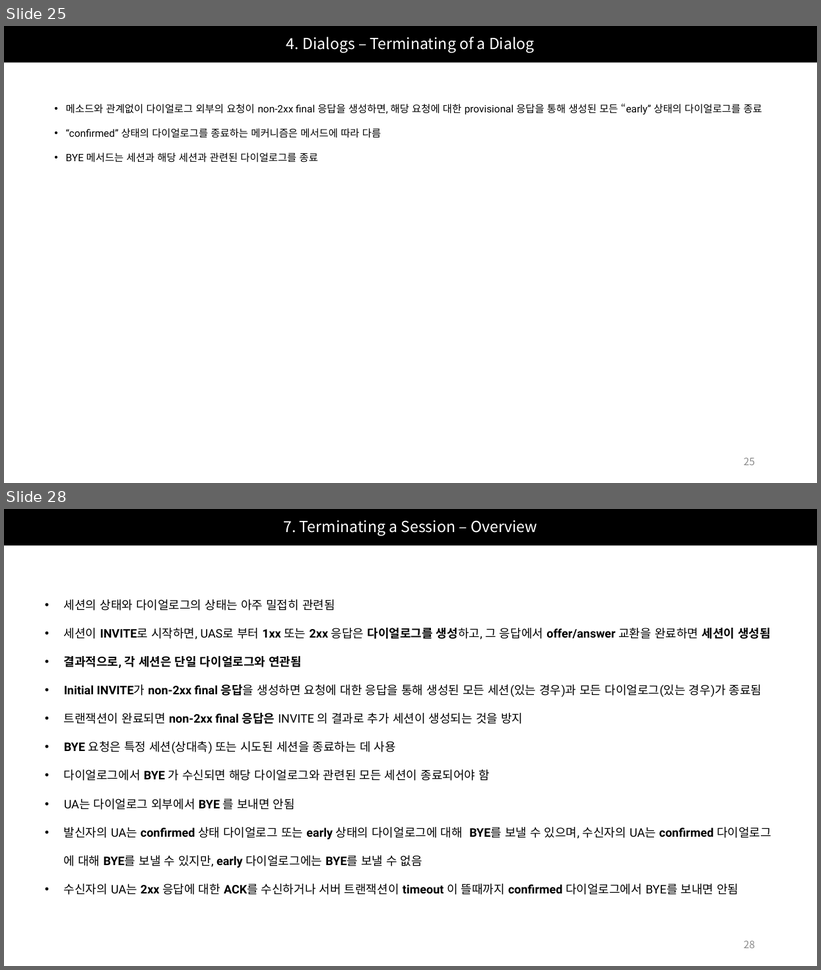
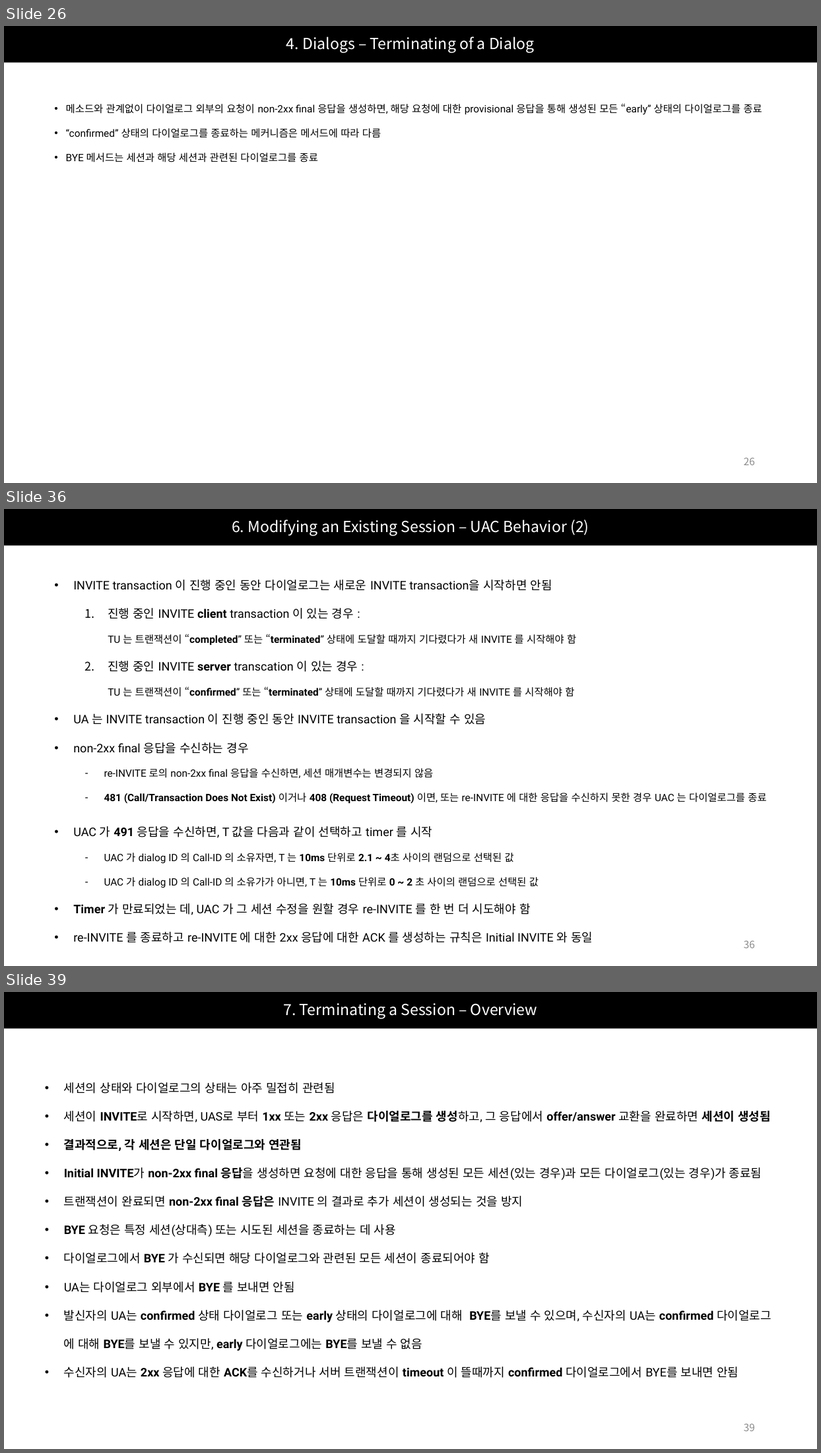
Before and after one commit to Epsilonely/SIP-Survey, a slide deck: 세미나 2차.pptx. Shown one above the other, each under a label of ours: slides 25 and 28 before the commit, slides 26, 36 and 39 after it; the slides between them are not shown. The pictures are 821x970 and 821x1453 pixels, drawn with LibreOffice and Linux fonts; fonts in the diff are those of the drawing. Boxes give left, top, right and bottom in pixels: in the first picture for what was removed or moved away, otherwise in the second. Text is boxed around its words. In the diff, an @@ line names an element or a change of style, - is before the commit and + after.

```diff
--- a/세미나 2차.pptx
+++ b/세미나 2차.pptx
@@ slide 36 added at (x1=4, y1=509, x2=817, y2=966), background #FFFFFF @@
@@ title added at (x1=4, y1=509, x2=817, y2=545), fill #000000, 18 pt, text #FFFFFF @@
+6. Modifying an Existing Session – UAC Behavior (2)
@@ text added at (x1=73, y1=580, x2=766, y2=804), 12 pt, text #000000 @@
+• INVITE transaction 이 진행 중인 동안 다이얼로그는 새로운 INVITE transaction을 시작하면 안됨
+  1. 진행 중인 INVITE client transaction 이 있는 경우 :
+     TU 는 트랜잭션이 “completed” 또는 “terminated” 상태에 도달할 때까지 기다렸다가 새 INVITE 를 시작해야 함
+  2. 진행 중인 INVITE server transcation 이 있는 경우 :
+     TU 는 트랜잭션이 “confirmed” 또는 “terminated” 상태에 도달할 때까지 기다렸다가 새 INVITE 를 시작해야 함
+• UA 는 INVITE transaction 이 진행 중인 동안 INVITE transaction 을 시작할 수 있음
+• non-2xx final 응답을 수신하는 경우
+  – re-INVITE 로의 non-2xx final 응답을 수신하면, 세션 매개변수는 변경되지 않음
+  – 481 (Call/Transaction Does Not Exist) 이거나 408 (Request Timeout) 이면, 또는 re-INVITE 에 대한 응답을 수신하지 못한 경우 UAC 는 다이얼로그를 종료
@@ text added at (x1=73, y1=826, x2=593, y2=943), 14 pt, text #000000 @@
+• UAC 가 491 응답을 수신하면, T 값을 다음과 같이 선택하고 timer 를 시작
+  – UAC 가 dialog ID 의 Call-ID 의 소유자면, T 는 10ms 단위로 2.1 ~ 4초 사이의 랜덤으로 선택된 값
+  – UAC 가 dialog ID 의 Call-ID 의 소유가가 아니면, T 는 10ms 단위로 0 ~ 2 초 사이의 랜덤으로 선택된 값
+• Timer 가 만료되었는 데, UAC 가 그 세션 수정을 원할 경우 re-INVITE 를 한 번 더 시도해야 함
+• re-INVITE 를 종료하고 re-INVITE 에 대한 2xx 응답에 대한 ACK 를 생성하는 규칙은 Initial INVITE 와 동일
@@ page number added at (x1=744, y1=941, x2=755, y2=949), 12 pt, text #8C8C8C @@
+36
@@ what was slide 25 is now slide 26 @@
@@ page number at (x1=744, y1=458, x2=755, y2=466): text changed @@
-25
+26
@@ what was slide 28 is now slide 39 @@
@@ page number at (x1=744, y1=1424, x2=755, y2=1432): text changed @@
-28
+39
```
Also in this commit, not shown: 7 slides changed, 10 other slides added.
